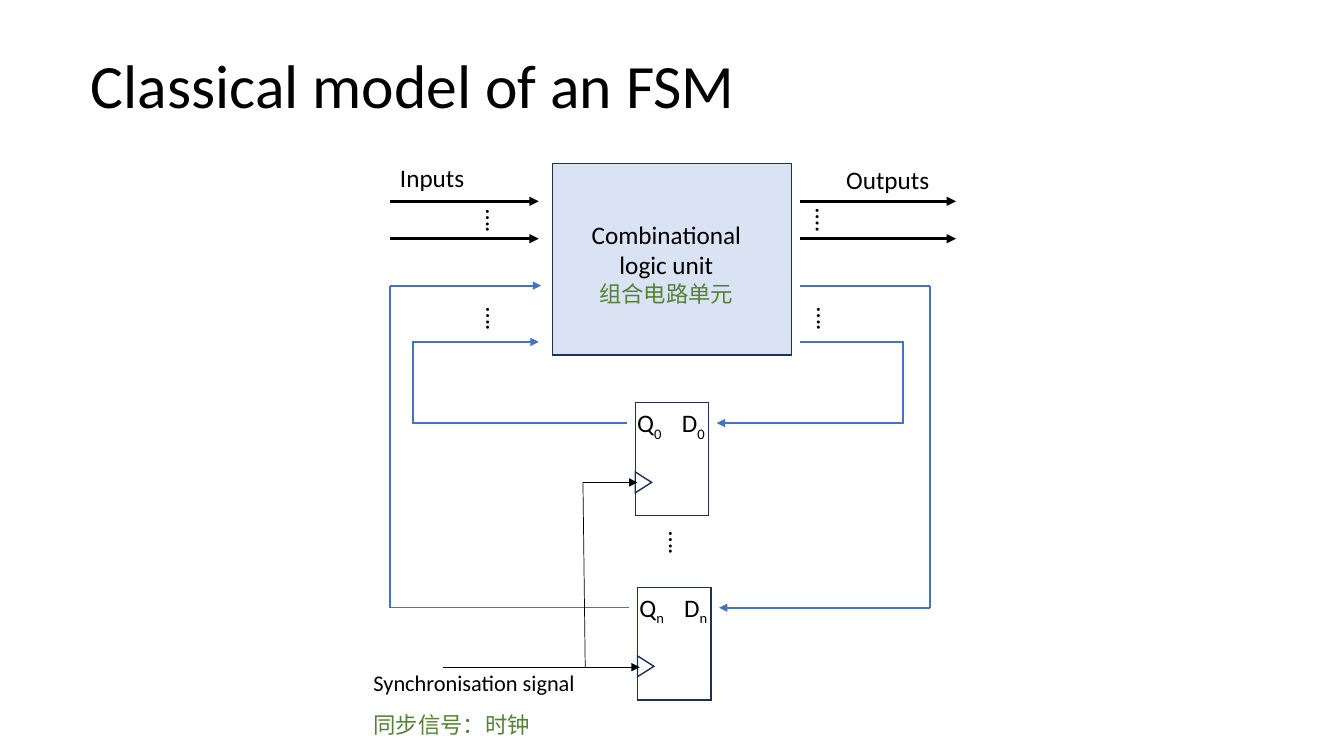
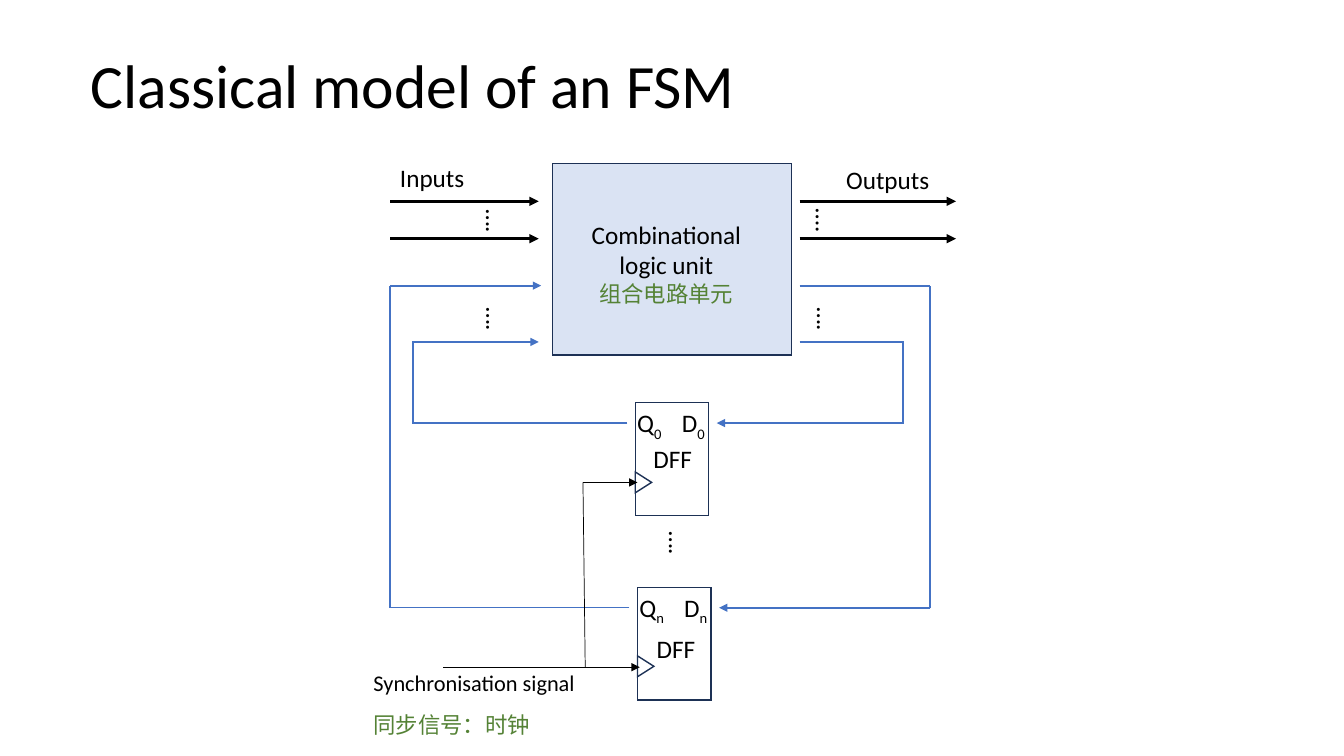
Before and after one commit to vcboy1/Leeds, a slide deck: slide 12 of 26fall/1860/Lecture/Week1.8/Lec 1.8.1 Designing Sequential logic circuits.pptx (slide 11 before the commit). Drawn at 1344x756 pixels with LibreOffice and Linux fonts; fonts in the diff are those of the drawing. Boxes give left, top, right and bottom in pixels: in the first picture for what was removed or moved away, otherwise in the second. Text is boxed around its words. In the diff, an @@ line names an element or a change of style, - is before the commit and + after.

```diff
--- a/26fall/1860/Lecture/Week1.8/Lec 1.8.1 Designing Sequential logic circuits.pptx
+++ b/26fall/1860/Lecture/Week1.8/Lec 1.8.1 Designing Sequential logic circuits.pptx
@@ text added at box(653, 451, 692, 468), 18 pt, text #000000 @@
+DFF
@@ text added at box(657, 641, 696, 658), 18 pt, text #000000 @@
+DFF
```
Also in this commit, not shown: 2 other slides changed, 4 other files.
